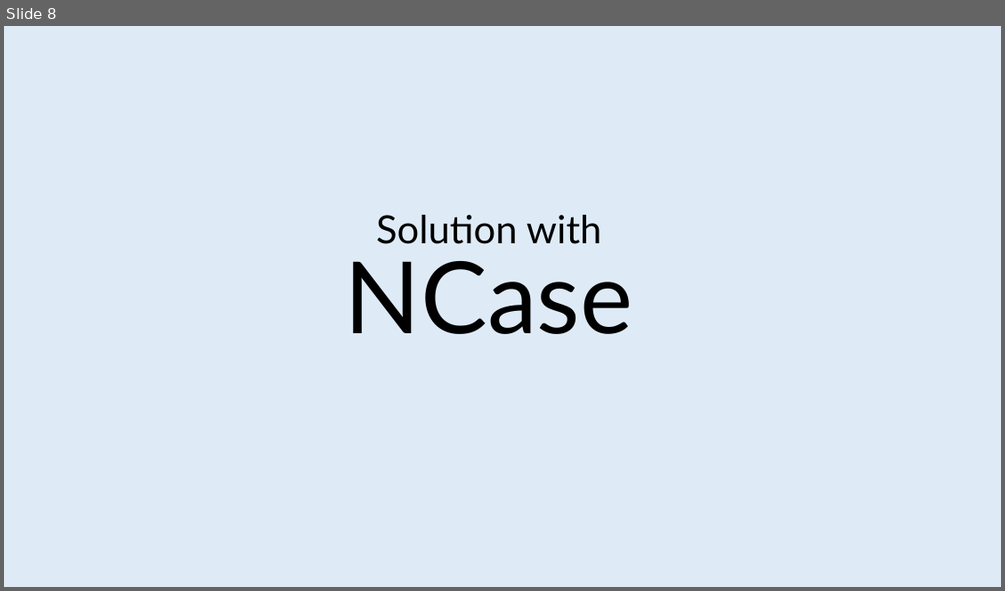
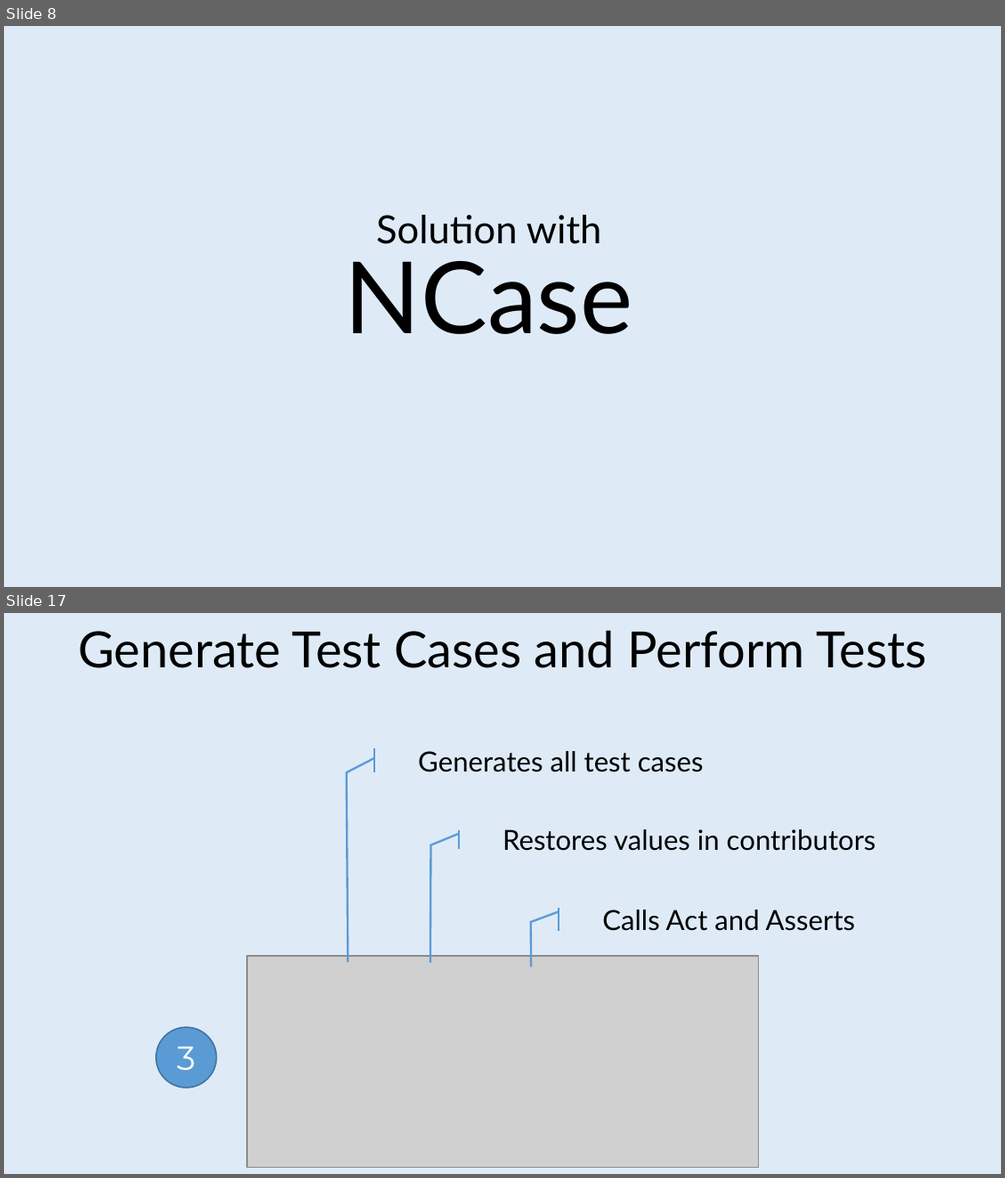
Before and after one commit to jeromerg/NCase, a slide deck: src/Documentation/Slides/Slides.pptx. Shown one above the other, each under a label of ours: slide 8 before the commit, slides 8 and 17 after it; the slides between them are not shown. The pictures are 1005x591 and 1005x1178 pixels, drawn with LibreOffice and Linux fonts; fonts in the diff are those of the drawing; grey boxes stand for pictures. Boxes give left, top, right and bottom in pixels: in the first picture for what was removed or moved away, otherwise in the second. Text is boxed around its words. In the diff, an @@ line names an element or a change of style, - is before the commit and + after.

```diff
--- a/src/Documentation/Slides/Slides.pptx
+++ b/src/Documentation/Slides/Slides.pptx
@@ slide 17 added at [4,613,1001,1174], background #DEEBF7 @@
@@ text added at [78,630,926,668], 36 pt, text #000000 @@
+Generate Test Cases and Perform Tests
@@ accent callout added at [409,748,817,772], outline #5B9BD5 1.5 pt, 20 pt, text #000000 @@
+Generates all test cases
@@ accent callout added at [493,830,901,849], outline #5B9BD5 1.5 pt, 20 pt, text #000000 @@
+Restores values in contributors
@@ accent callout added at [592,907,1001,930], outline #5B9BD5 1.5 pt, 20 pt, text #000000 @@
+Calls Act and Asserts
@@ picture added at [247,956,759,1167] @@
@@ ellipse added at [155,1027,217,1087], fill #5B9BD5, outline #43739E 1 pt, 24 pt, text #FFFFFF @@
+3
```
Also in this commit, not shown: 12 slides changed, 8 other slides added, 2 slides removed.
